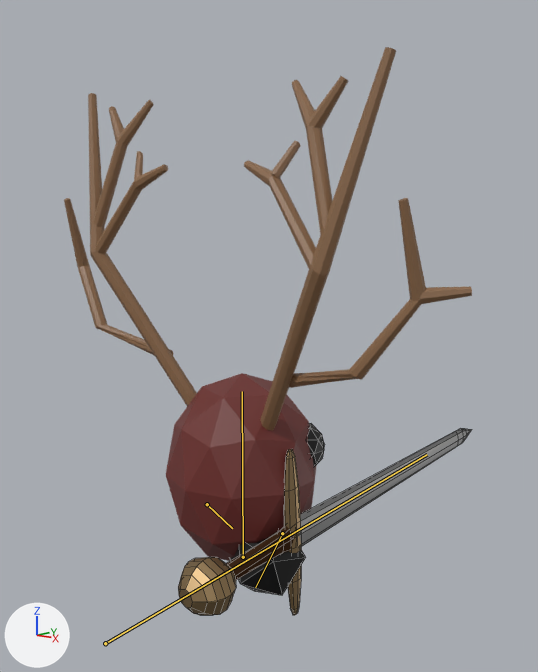
Two versions of the Blender file public/models/azuki_king.blend, one commit apart.
Rendered twice from a 50 mm lens placed at (6.42, -6.69, 4.79), pointed at (-0.4, 0.96, 2.91). The axes (+X, +Y, +Z) are drawn at lower left. The lights are the same throughout. Both versions are drawn at frame 7 of the action 'Walk'; the numbers are the values there. The bones that bend it are drawn over the model as lines. Mesh edges are drawn as thin lines on the coarser meshes.

Names of what the first picture shows: 'Body', 'Leg.R', 'Spear'.
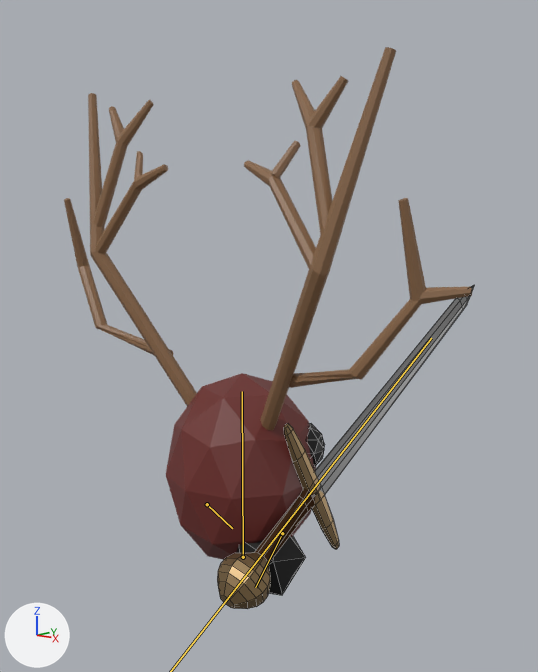
Commit message: Invert sword walk cycle

Changed parts and their boxes [x1, y1, x2, y2] in the pictures (538 x 672 px):
'Spear', posed (12% narrower, 73% taller)
    before: [178, 428, 471, 615]
    after: [217, 285, 474, 609]

The edits, one by one:
Bone 'Spear' (bone_spear) moves from (0.0, -0.94, -0.7) to (0.0, -0.22, -1.44).
Bone 'Spear' (bone_spear) turns from (3, 0, 0) to (29, 0, 0) degrees about its own x, y and z.
